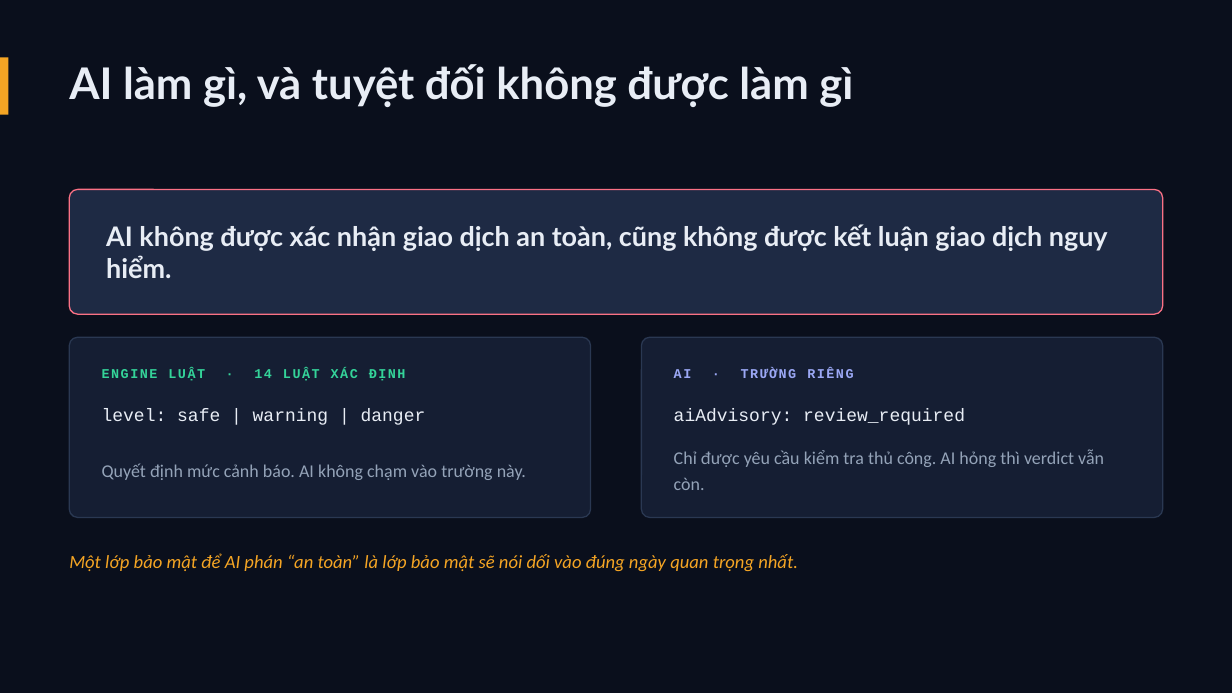
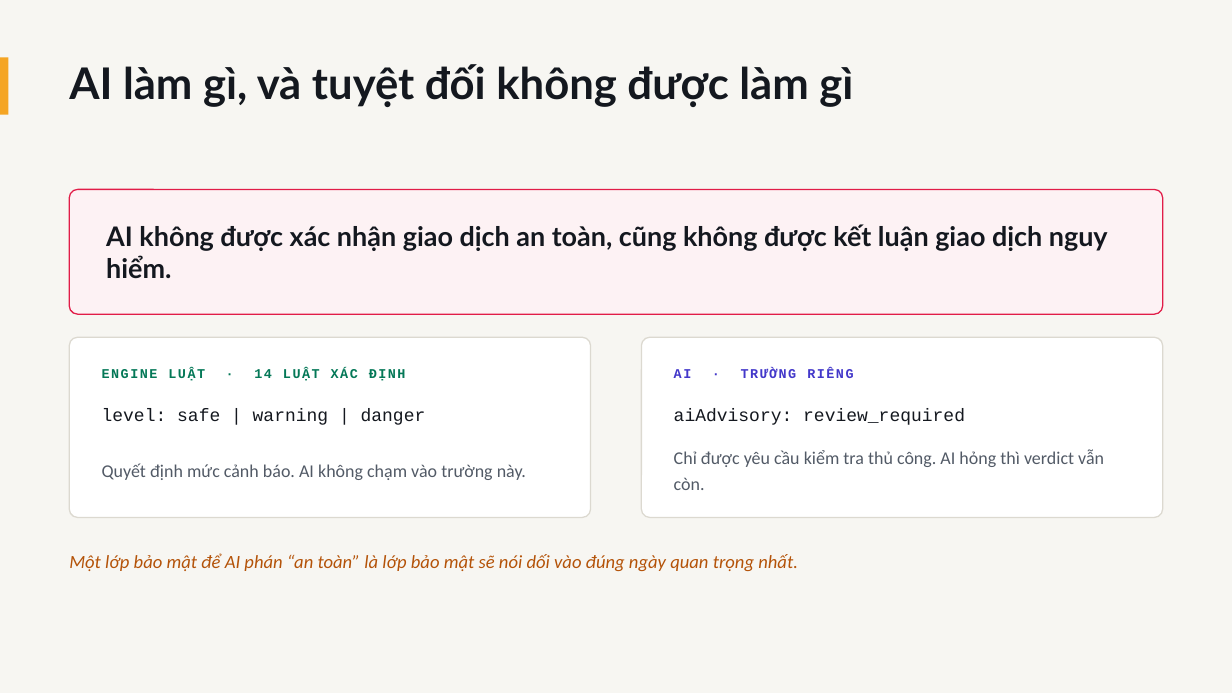
Before and after one commit to NeitLN/Custos-Solana, a slide deck: slide 8 of docs/nop-bai/CUSTOS-PITCH.pptx. Drawn at 1232x693 pixels with LibreOffice and Linux fonts; fonts in the diff are those of the drawing. Boxes give left, top, right and bottom in pixels: in the first picture for what was removed or moved away, otherwise in the second. Text is boxed around its words. In the diff, an @@ line names an element or a change of style, - is before the commit and + after.

```diff
--- a/docs/nop-bai/CUSTOS-PITCH.pptx
+++ b/docs/nop-bai/CUSTOS-PITCH.pptx
@@ background #0A0F1C to #F7F6F2 @@
@@ rounded rectangle at [69,189,1163,314]: fill #1E2A44 to #FDF2F4; outline #FB7185 1 pt to #E11D48 1 pt @@
@@ rounded rectangle at [69,337,591,518]: fill #151E33 to #FFFFFF; outline #2A3852 1 pt to #DCD9D0 1 pt @@
@@ text "ENGINE LUẬT · 14 LUẬT ..." at [102,368,406,381]: text colour #34D399 to #047857 @@
@@ rounded rectangle at [641,337,1163,518]: fill #151E33 to #FFFFFF; outline #2A3852 1 pt to #DCD9D0 1 pt @@
@@ text "AI · TRƯỜNG RIÊNG" at [674,368,853,378]: text colour #9BA8F5 to #4338CA @@
@@ text colour #E8EDF5 to #14181F in 4 elements at [69,64,853,107], [106,224,1108,279], [102,408,426,425], [674,408,965,425] @@
@@ text "Quyết định mức cảnh báo. ..." at [102,463,526,480]: text colour #94A3B8 to #525A66 @@
@@ text "Chỉ được yêu cầu kiểm ..." at [674,450,1104,490]: text colour #94A3B8 to #525A66 @@
@@ text "Một lớp bảo mật để ..." at [69,553,798,571]: text colour #F5A524 to #B45309 @@
```
Also in this commit, not shown: 9 other slides changed, 2 other files.
